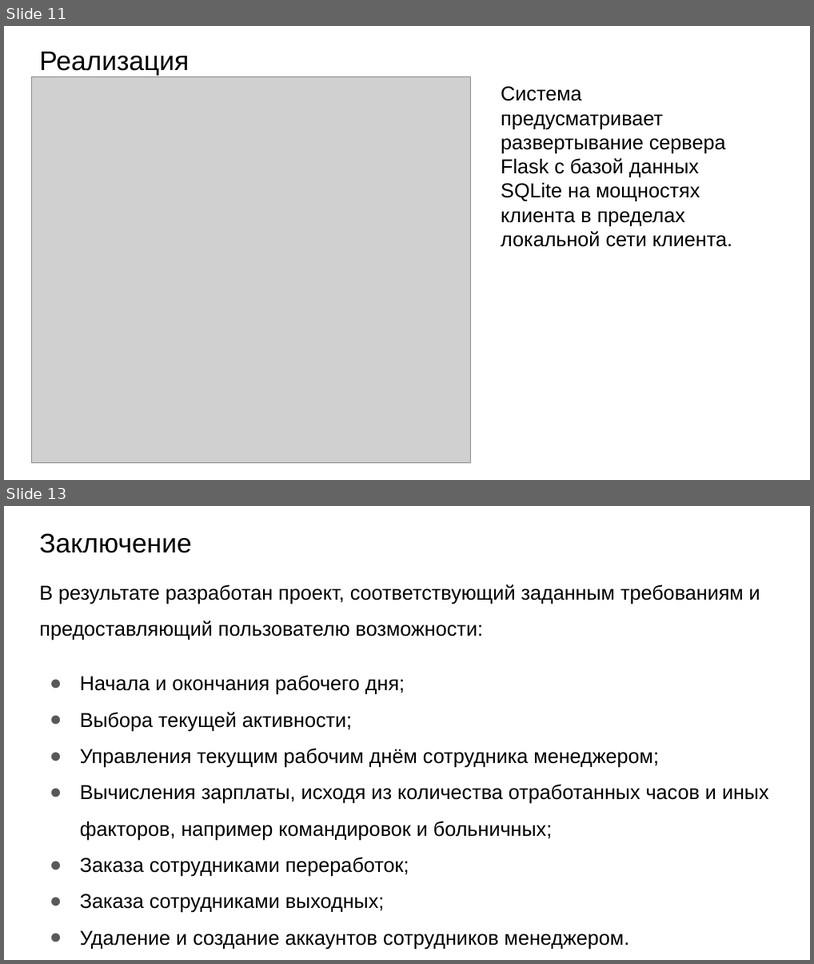
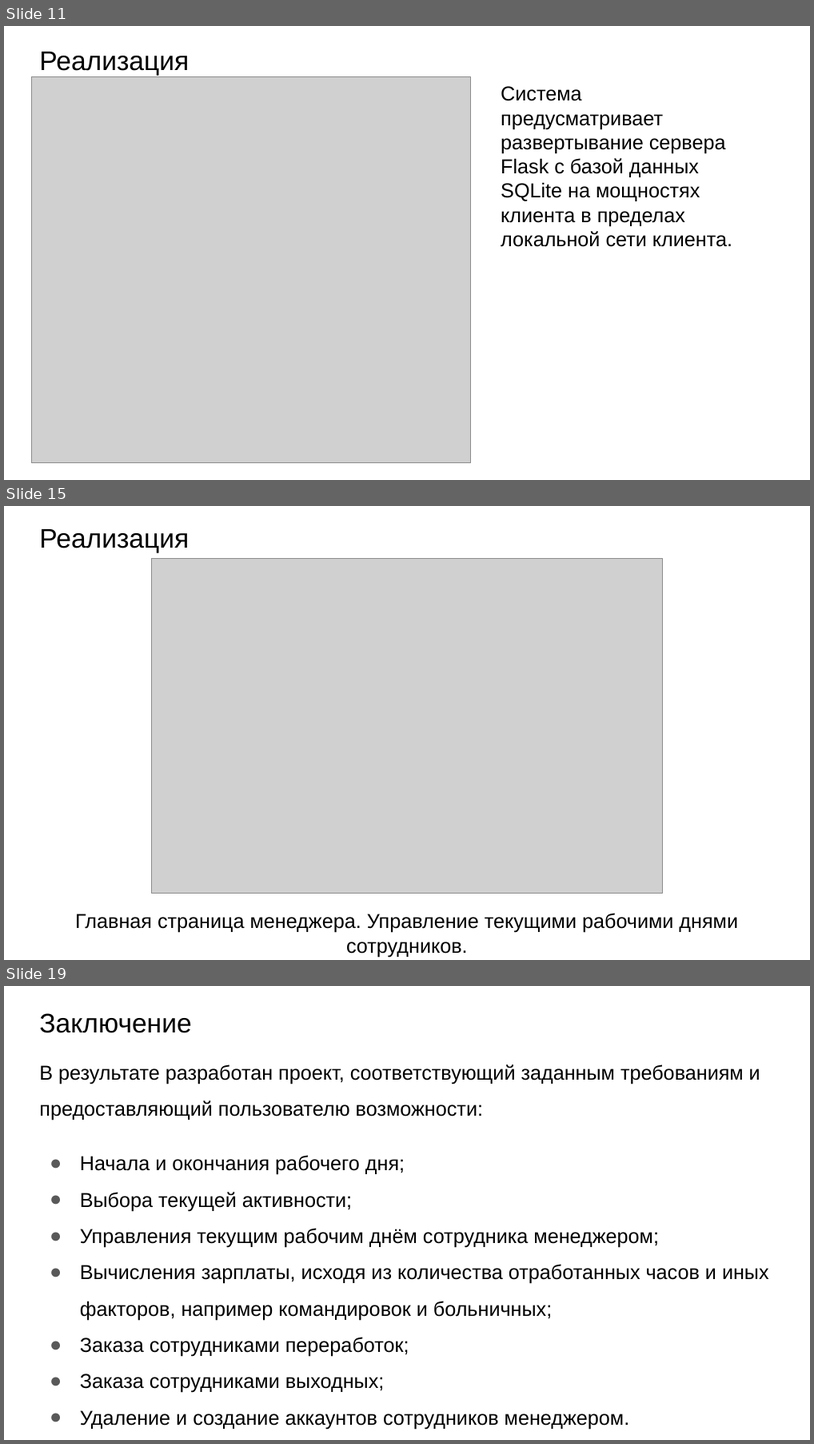
Before and after one commit to NikulinR/ITTimeRecording, a slide deck: Presentation.pptx. Shown one above the other, each under a label of ours: slides 11 and 13 before the commit, slides 11, 15 and 19 after it; the slides between them are not shown. The pictures are 814x964 and 814x1444 pixels, drawn with LibreOffice and Linux fonts; fonts in the diff are those of the drawing; grey boxes stand for pictures. Boxes give left, top, right and bottom in pixels: in the first picture for what was removed or moved away, otherwise in the second. Text is boxed around its words. In the diff, an @@ line names an element or a change of style, - is before the commit and + after.

```diff
--- a/Presentation.pptx
+++ b/Presentation.pptx
@@ slide 15 added at (4,506,810,960), background #FFFFFF @@
@@ title added at (39,529,189,553), 24 pt, text #000000 @@
+Реализация
@@ picture added at (151,559,662,893) @@
@@ text added at (75,912,738,956), 18 pt, text #000000 @@
+Главная страница менеджера. Управление текущими рабочими днями сотрудников.
@@ what was slide 13 is now slide 19 @@
```
Also in this commit, not shown: 3 slides changed, 6 other slides added, 1 slide removed, 2 other files.
